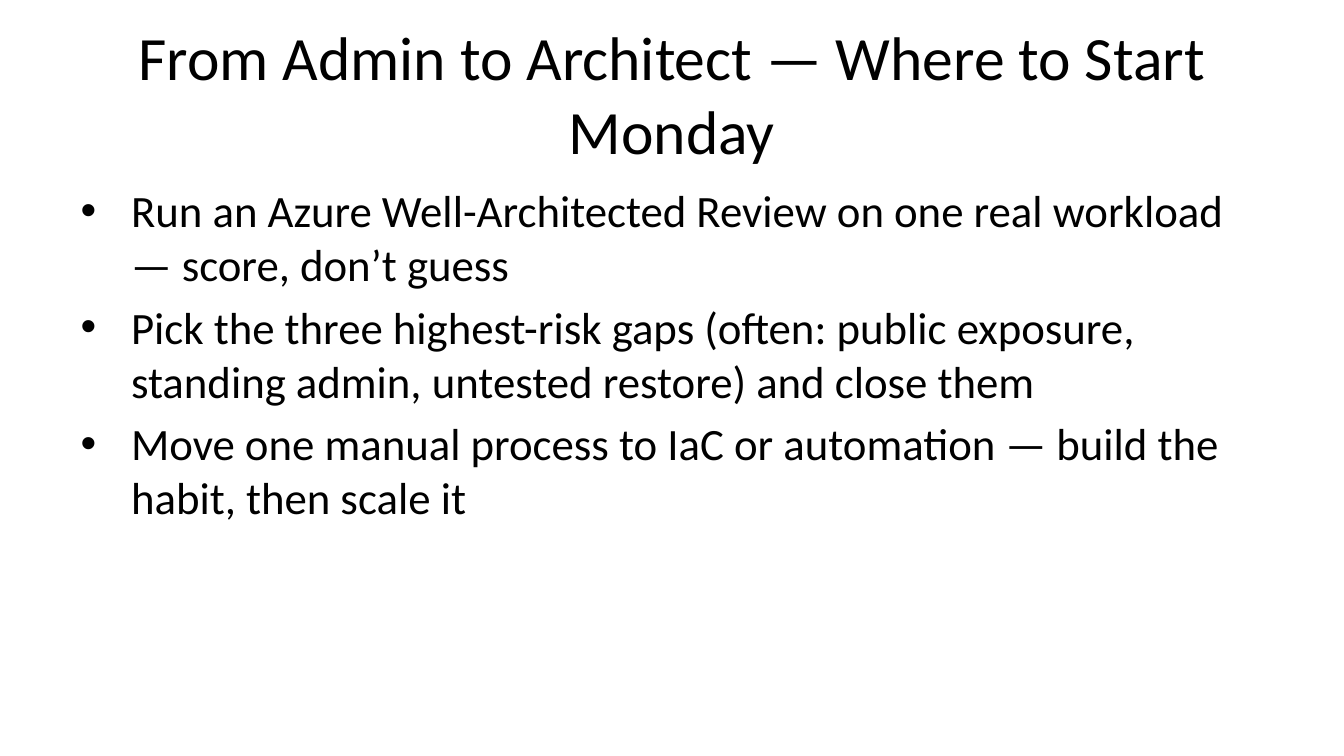
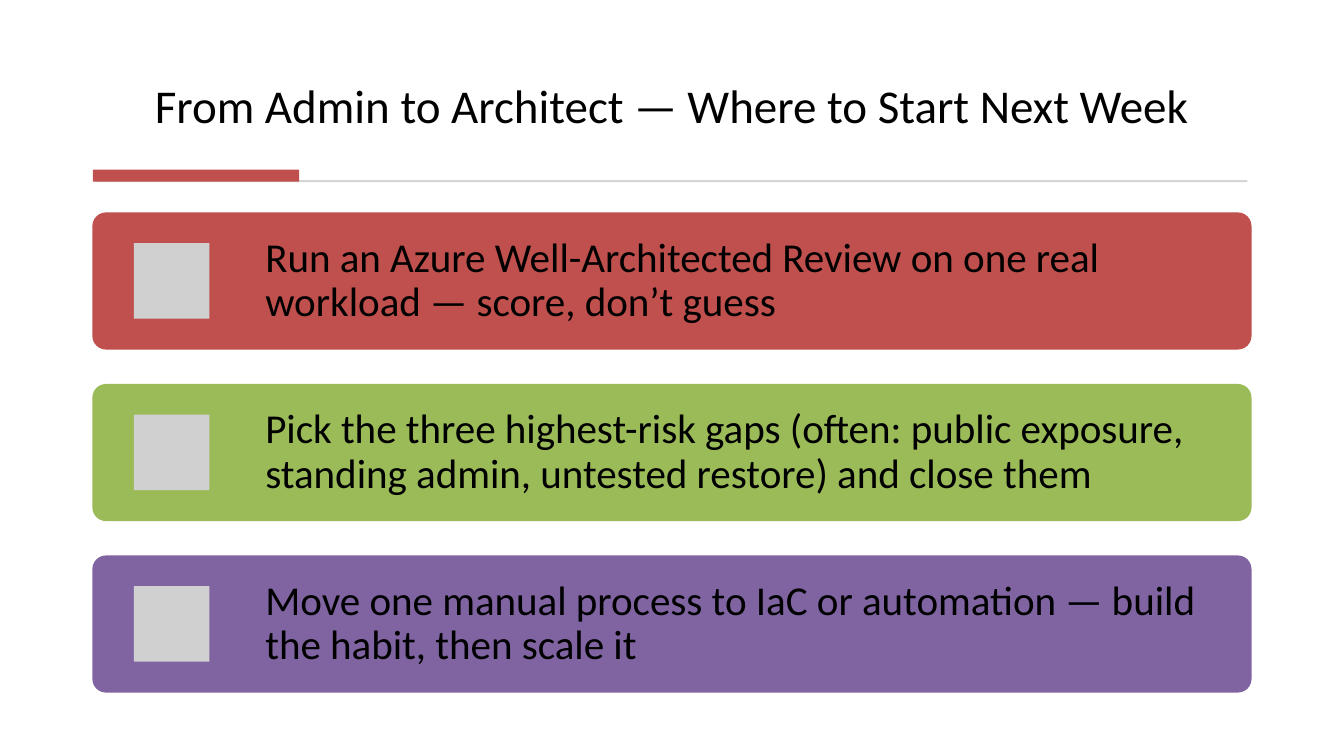
Before and after one commit to DC-AC/Azure-Precon, a slide deck: slide 109 of azure-precon-slides.pptx (slide 104 before the commit). Drawn at 1344x756 pixels with LibreOffice and Linux fonts; fonts in the diff are those of the drawing; grey boxes stand for pictures. Boxes give left, top, right and bottom in pixels: in the first picture for what was removed or moved away, otherwise in the second. Text is boxed around its words. In the diff, an @@ line names an element or a change of style, - is before the commit and + after.

```diff
--- a/azure-precon-slides.pptx
+++ b/azure-precon-slides.pptx
@@ title "From Admin to Architect — ..." at box(155, 90, 1188, 124): vertical alignment middle to bottom @@
@@ title at box(155, 90, 1188, 124): text changed; size 33 to 25.2 pt @@
-From Admin to Architect — Where to Start Monday
+From Admin to Architect — Where to Start Next Week
@@ rectangle added at box(93, 169, 300, 181), fill #C0504D @@
@@ rectangle added at box(95, 180, 1247, 181), fill #D5D5D5 @@
@@ text removed at box(131, 196, 1223, 520) @@
-• Run an Azure Well-Architected Review on one real workload — score, don’t guess
-• Pick the three highest-risk gaps (often: public exposure, standing admin, untested restore) and close them
-• Move one manual process to IaC or automation — build the habit, then scale it
@@ group added at box(93, 212, 1251, 692): 3 rounded rectangles, 3 pictures, 3 texts @@
+Run an Azure Well-Architected Review on one real workload — score, don’t guess
+Pick the three highest-risk gaps (often: public exposure, standing admin, untested restore) and close them
+Move one manual process to IaC or automation — build the habit, then scale it
```
Also in this commit, not shown: 101 other slides changed, 8 slides added, 1 slide removed, 2 other files.
